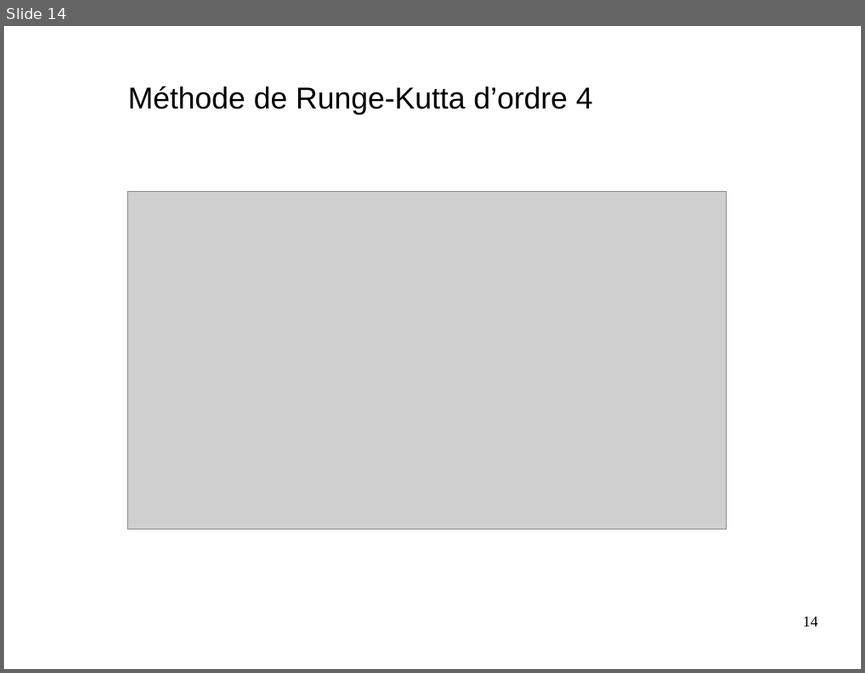
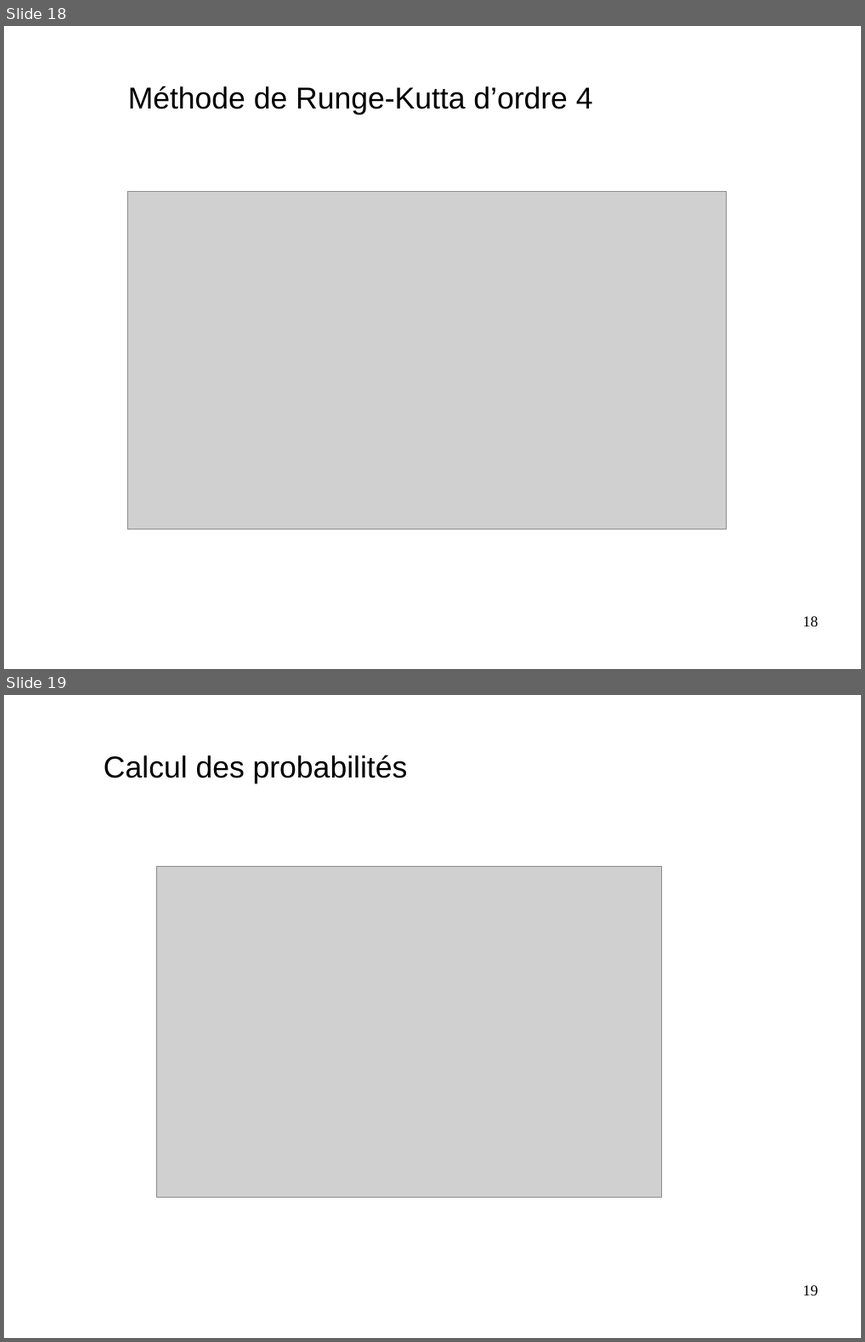
Before and after one commit to Arthurrre/TIPE_Automate, a slide deck: diapo/diapo.odp. Shown one above the other, each under a label of ours: slide 14 before the commit, slides 18 and 19 after it. The pictures are 865x673 and 865x1342 pixels, drawn with LibreOffice and Linux fonts; fonts in the diff are those of the drawing; grey boxes stand for pictures. Boxes give left, top, right and bottom in pixels: in the first picture for what was removed or moved away, otherwise in the second. Text is boxed around its words. In the diff, an @@ line names an element or a change of style, - is before the commit and + after.

```diff
--- a/diapo/diapo.odp
+++ b/diapo/diapo.odp
@@ slide 19 added at bbox=[4, 695, 861, 1338], background #FFFFFF @@
@@ text added at bbox=[103, 755, 408, 783], 28 pt, text #000000 @@
+Calcul des probabilités
@@ picture added at bbox=[157, 866, 662, 1197] @@
@@ page number added at bbox=[803, 1285, 818, 1295], 14 pt, text #000000 @@
+19
@@ what was slide 14 is now slide 18 @@
@@ page number at bbox=[803, 616, 818, 626]: text changed @@
-14
+18
```
Also in this commit, not shown: 3 other slides added.
